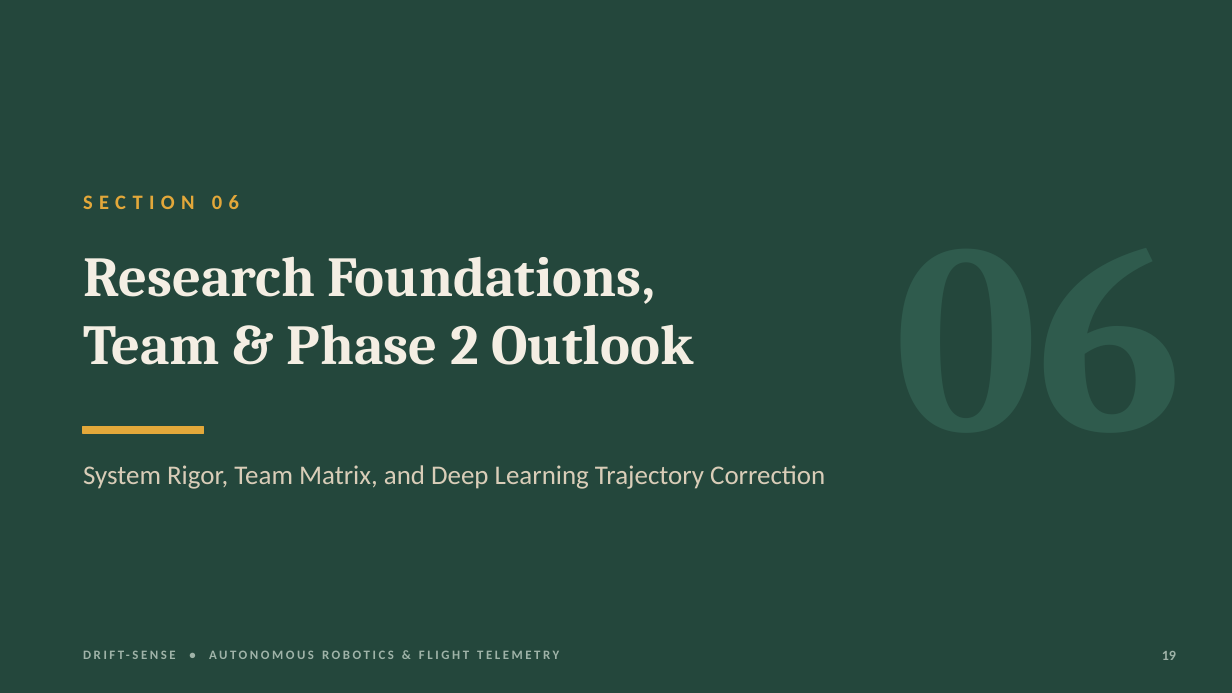
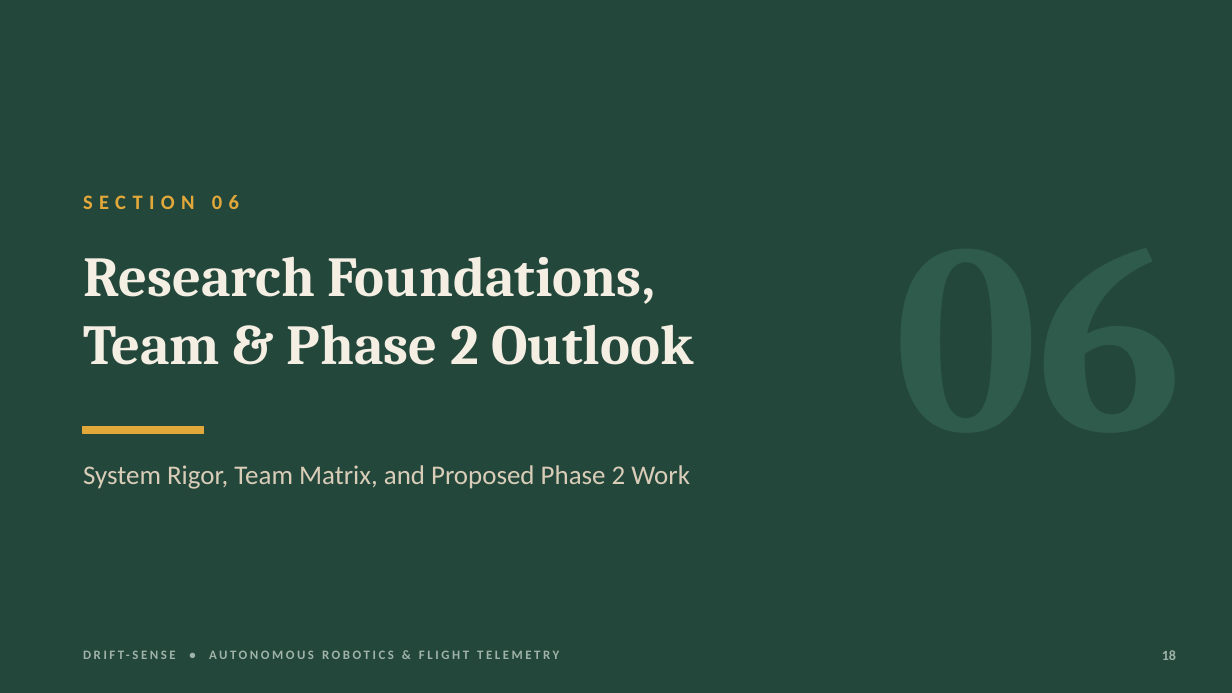
Before and after one commit to Dadi-Dinesh/Drift-Sense, a slide deck: slide 18 of reports/midsem/presentation.pptx (slide 19 before the commit). Drawn at 1232x693 pixels with LibreOffice and Linux fonts; fonts in the diff are those of the drawing. Boxes give left, top, right and bottom in pixels: in the first picture for what was removed or moved away, otherwise in the second. Text is boxed around its words. In the diff, an @@ line names an element or a change of style, - is before the commit and + after.

```diff
--- a/reports/midsem/presentation.pptx
+++ b/reports/midsem/presentation.pptx
@@ text at (x1=83, y1=465, x2=690, y2=489): text changed @@
-System Rigor, Team Matrix, and Deep Learning Trajectory Correction
+System Rigor, Team Matrix, and Proposed Phase 2 Work
```
Also in this commit, not shown: 7 other slides changed, 1 slide removed.
